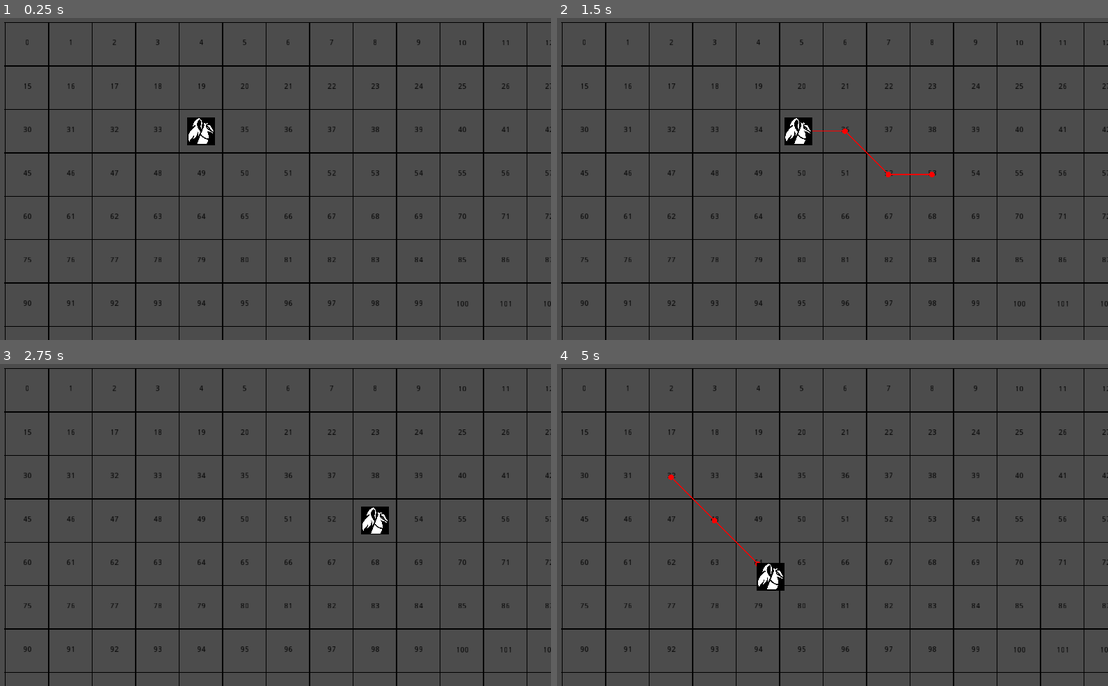
Above: before the commit, frames 1-4 (two rows, left to right).
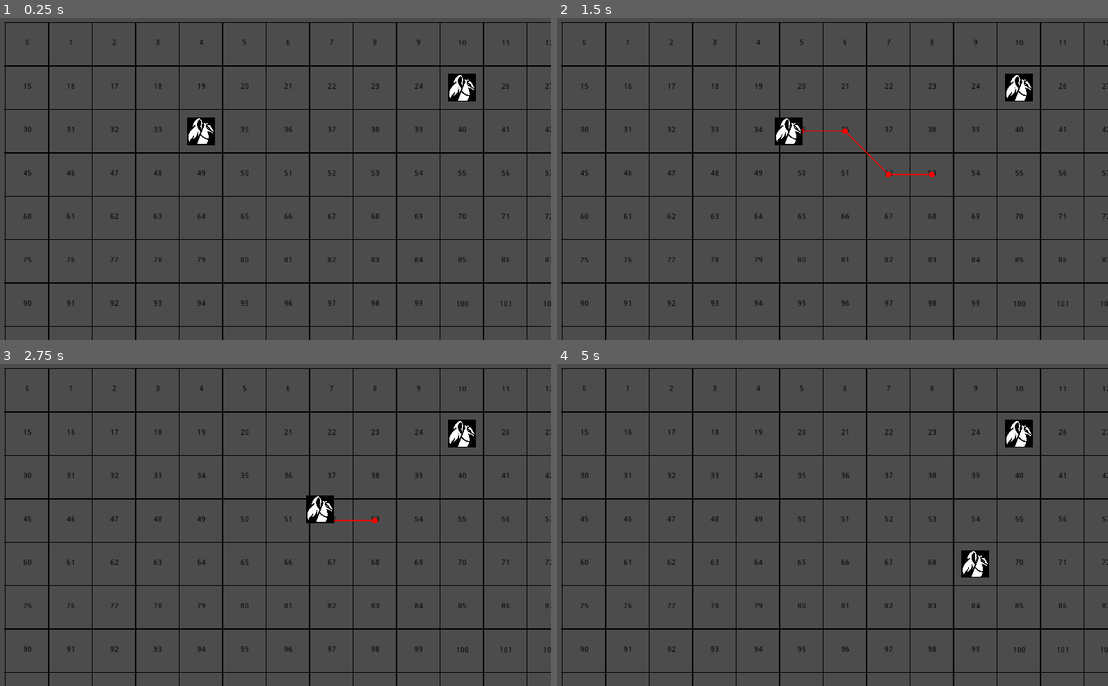
Above: after the commit, the same moments.

Repository: Loregret/godot-turn-based-template
Game: Godot game, scene res://objects/battle/Battle.tscn
Two runs of this game, one before a commit and one after it. Both use one fixed random seed, a clock stepped at 60 frames per second and the inputs below.
Inputs (mouse positions are in pixels of both pictures, inside the frame that each line leads up to):
- Up to frame 1 (0.25 s): no input
- Up to frame 2 (1.5 s): tap Enter at 0.5 s; move the mouse to (953, 159) at 0.52 s; click (953, 159) at 0.6 s; move the mouse to (716, 195) at 1.27 s; click (716, 195) at 1.35 s
- Up to frame 3 (2.75 s): move the mouse to (330, 450) at 2.02 s; click (330, 450) at 2.1 s
- Up to frame 4 (5 s): move the mouse to (799, 589) at 2.77 s; click (799, 589) at 2.85 s; move the mouse to (997, 573) at 3.52 s; click (997, 573) at 3.6 s; tap Space at 4.25 s; move the mouse to (661, 473) at 4.27 s; click (661, 473) at 4.35 s

The runs differ from the first frame. In frame 1, 0.4% of the frame differs, in the area x 81-87%, y 17-26%; in frame 2, 0.9%; in frame 3, 1.3%; in frame 4, 1.4%, in the area x 20-87%, y 17-71%.

Commit message:
small changes

Diff:
--- a/objects/battle/Battle.tscn
+++ b/objects/battle/Battle.tscn
@@ -1,11 +1,10 @@
-[gd_scene load_steps=7 format=2]
+[gd_scene load_steps=6 format=2]
 
 [ext_resource path="res://objects/battle/grid.gd" type="Script" id=1]
 [ext_resource path="res://objects/battle/draw.gd" type="Script" id=2]
 [ext_resource path="res://objects/battle/battle.gd" type="Script" id=3]
 [ext_resource path="res://objects/battle/pathfinding.gd" type="Script" id=4]
-[ext_resource path="res://objects/battle/unit.gd" type="Script" id=5]
-[ext_resource path="res://objects/battle/resources/cloaked-figure-on-horseback.png" type="Texture" id=6]
+[ext_resource path="res://objects/battle/Unit.tscn" type="PackedScene" id=5]
 
 [node name="Battle" type="Node2D"]
 script = ExtResource( 3 )
@@ -34,13 +33,16 @@
 [node name="Pathfinding" type="Node" parent="Grid"]
 script = ExtResource( 4 )
 
-[node name="Unit" type="Node2D" parent="Grid"]
-script = ExtResource( 5 )
-grid_path = NodePath("..")
-index_on_grid = 34
+[node name="Units" type="Node2D" parent="Grid"]
+__meta__ = {
+"_edit_lock_": true
+}
 
-[node name="Sprite" type="Sprite" parent="Grid/Unit"]
-scale = Vector2( 0.1, 0.1 )
-texture = ExtResource( 6 )
+[node name="Unit" parent="Grid/Units" instance=ExtResource( 5 )]
+position = Vector2( 121, 40 )
+grid_path = NodePath("../..")
 
-[node name="Tween" type="Tween" parent="Grid/Unit"]
+[node name="Unit2" parent="Grid/Units" instance=ExtResource( 5 )]
+position = Vector2( 37, 38 )
+grid_path = NodePath("../..")
+index_on_grid = 25
--- a/objects/battle/Grid.tscn
+++ b/objects/battle/Grid.tscn
@@ -1,21 +1,21 @@
 [gd_scene load_steps=6 format=2]
 
-[ext_resource path="res://objects/battle/unit.gd" type="Script" id=1]
-[ext_resource path="res://objects/battle/pathfinding.gd" type="Script" id=2]
-[ext_resource path="res://objects/battle/grid.gd" type="Script" id=3]
-[ext_resource path="res://objects/battle/resources/cloaked-figure-on-horseback.png" type="Texture" id=4]
-[ext_resource path="res://objects/battle/draw.gd" type="Script" id=5]
+[ext_resource path="res://objects/battle/pathfinding.gd" type="Script" id=1]
+[ext_resource path="res://objects/battle/grid.gd" type="Script" id=2]
+[ext_resource path="res://objects/battle/draw.gd" type="Script" id=3]
+[ext_resource path="res://objects/battle/unit.gd" type="Script" id=4]
+[ext_resource path="res://objects/battle/Unit.tscn" type="PackedScene" id=5]
 
 [node name="Grid" type="Node2D"]
 position = Vector2( 20, 15 )
-script = ExtResource( 3 )
+script = ExtResource( 2 )
 __meta__ = {
 "_edit_lock_": true
 }
 grid_size = Vector2( 15, 15 )
 
 [node name="Draw" type="Node2D" parent="."]
-script = ExtResource( 5 )
+script = ExtResource( 3 )
 __meta__ = {
 "_edit_lock_": true
 }
@@ -25,15 +25,9 @@
 grid_path = NodePath("..")
 
 [node name="Pathfinding" type="Node" parent="."]
-script = ExtResource( 2 )
+script = ExtResource( 1 )
 
-[node name="Unit" type="Node2D" parent="."]
-script = ExtResource( 1 )
+[node name="Unit" type="Node2D" parent="." instance=ExtResource( 5 )]
+script = ExtResource( 4 )
 grid_path = NodePath("..")
 index_on_grid = 34
-
-[node name="Sprite" type="Sprite" parent="Unit"]
-scale = Vector2( 0.1, 0.1 )
-texture = ExtResource( 4 )
-
-[node name="Tween" type="Tween" parent="Unit"]
--- /dev/null
+++ b/objects/battle/Unit.tscn
@@ -0,0 +1,15 @@
+[gd_scene load_steps=3 format=2]
+
+[ext_resource path="res://objects/battle/unit.gd" type="Script" id=1]
+[ext_resource path="res://objects/battle/resources/cloaked-figure-on-horseback.png" type="Texture" id=2]
+
+[node name="Unit" type="Node2D"]
+script = ExtResource( 1 )
+grid_path = NodePath("..")
+index_on_grid = 34
+
+[node name="Sprite" type="Sprite" parent="."]
+scale = Vector2( 0.1, 0.1 )
+texture = ExtResource( 2 )
+
+[node name="Tween" type="Tween" parent="."]
--- a/objects/battle/draw.gd
+++ b/objects/battle/draw.gd
@@ -1,4 +1,4 @@
-# tool
+tool
 extends Node2D
 
 
@@ -16,10 +16,10 @@
 # Nodes
 export var grid_path: NodePath
 
-var grid:Node2D
-var cell_size:Vector2
-var size:Vector2
-var pathfinding:Node
+var grid: Node2D
+var cell_size: Vector2
+var size: Vector2
+var pathfinding: Node
 
 
 func _ready() -> void:
@@ -27,8 +27,8 @@
 		grid = get_node(grid_path)
 		cell_size = grid.cell_size
 		size = grid.grid_size
+		update()
 		pathfinding = grid.get_node("Pathfinding")
-		update()
 	else:
 		push_error( "draw script: grid_path is invalid")
 
@@ -78,4 +78,4 @@
 		if unit.path.size() > 1:
 			draw_circle(unit.path[i], 5.0, Color.red)
 			if i < unit.path.size() - 1:
-				draw_line(unit.path[i], unit.path[i+1], Color.red, 2.0)
+				draw_line(unit.path[i], unit.path[i+1], Color.red, 1.6)
--- a/objects/battle/grid.gd
+++ b/objects/battle/grid.gd
@@ -8,7 +8,7 @@
 
 onready var draw = $Draw
 onready var pathfinding = $Pathfinding
-onready var selected_unit := get_node("Unit")
+onready var selected_unit := get_node("Units/Unit")
 onready var grid_real_size := grid_size * cell_size
 
 
--- a/objects/battle/unit.gd
+++ b/objects/battle/unit.gd
@@ -29,14 +29,17 @@
 		is_moving = true
 		path = grid.pathfinding.astar.get_point_path(index_on_grid, index)
 		for i in path:
+			grid.pathfinding.astar.set_point_disabled(index_on_grid, false)
 			tween.interpolate_property(self, "position",
-			position, i, path.size() * 0.1, Tween.TRANS_SINE, tween.EASE_OUT)
+			position, i, clamp((1 - abs(path.size() * 0.1)), 0.45, 0.6)  , Tween.TRANS_SINE, tween.EASE_OUT)
 			tween.start()
 			yield(tween, "tween_all_completed")
 			index_on_grid = index
+			grid.pathfinding.astar.set_point_disabled(index_on_grid, true)
 			path.remove(0)
 			grid.draw.update()
 		is_moving = false
 		path = []
 	else:
+		grid.pathfinding.astar.set_point_disabled(index_on_grid, true)
 		position = grid.pathfinding.astar.get_point_position(index)
